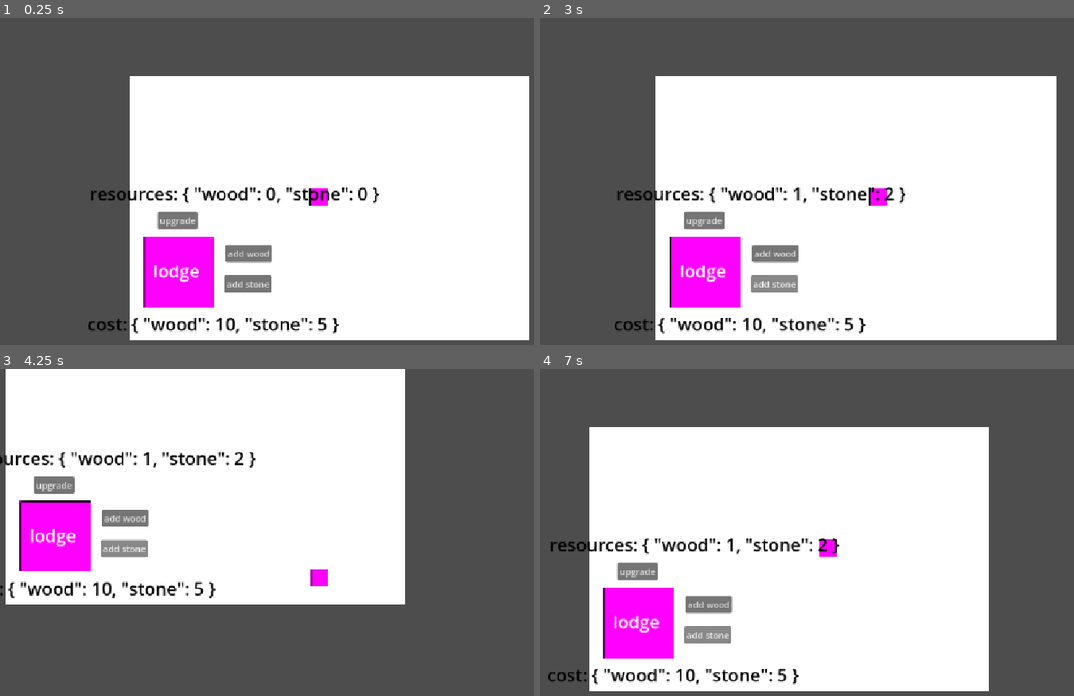
Above: before the commit, frames 1-4 (two rows, left to right).
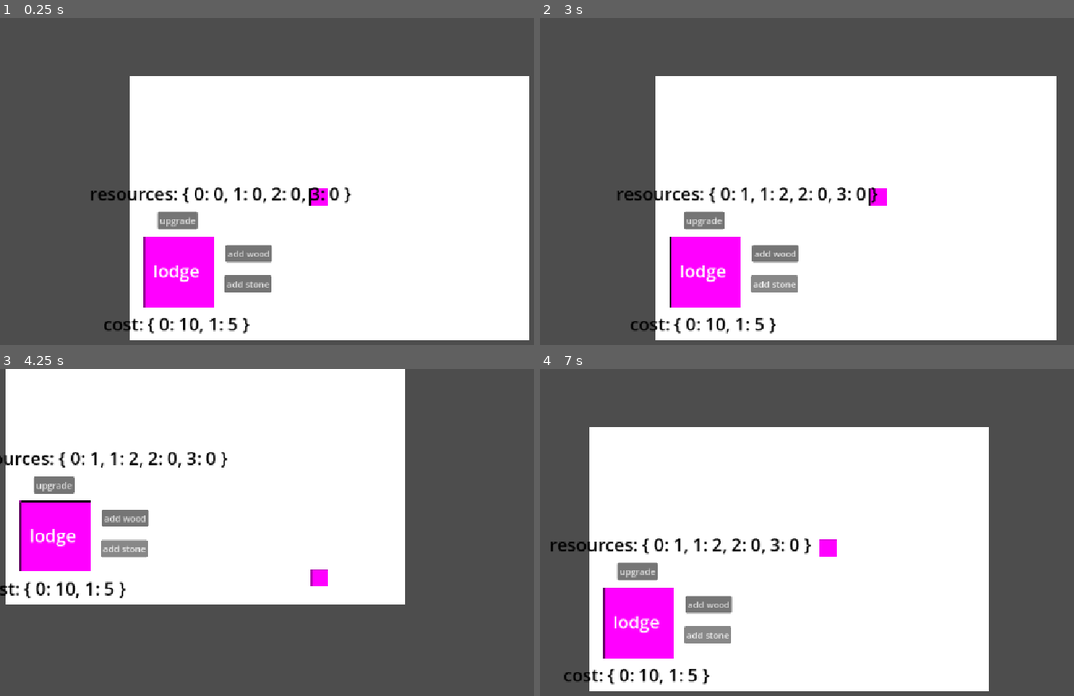
Above: after the commit, the same moments.

Repository: pesto-sauce/GMTK_2026
Game: Godot game, scene res://Scenes/world.tscn
Two runs of this game, one before a commit and one after it. Both use one fixed random seed, a clock stepped at 60 frames per second and the inputs below.
Inputs:
- Up to frame 1 (0.25 s): no input
- Up to frame 2 (3 s): click "upgrade" at 0.5 s; click "add wood" at 1.25 s; click "add stone" at 2 s; tap Enter at 2.75 s; hold D (move_right) from 2.78 s (still down)
- Up to frame 3 (4.25 s): release D (move_right) at 3.53 s; hold S (move_down) from 3.53 s (still down)
- Up to frame 4 (7 s): release S (move_down) at 4.28 s; hold D (move_right) 4.28-5.03 s; hold W (move_up) 5.03-5.78 s; hold A (move_left) from 5.78 s (still down)

The runs differ from the first frame. In frame 1, 1.8% of the frame differs, in the area x 16-71%, y 51-97%; in frame 2, 1.7%; in frame 3, 1.7%; in frame 4, 1.7%.

Commit message:
feat: Implement central player inventory management

Diff:
--- a/src/Autoload/game_manager.gd
+++ b/src/Autoload/game_manager.gd
@@ -1,8 +1,30 @@
 extends Node
 
 enum Item {
-    WOOD,
-    STONE,
-    FOOD,
-    WATER
+	WOOD,
+	STONE,
+	FOOD,
+	WATER
 }
+
+var player_inventory: Dictionary[Item, int] = {}
+
+func _ready() -> void:
+	for item in Item.values():
+		player_inventory[item] = 0
+
+
+func inv_add_item(item: Item, amount: int = 1) -> void:
+	player_inventory[item] += amount
+
+
+func inv_remove_item(item: Item, amount: int = 1) -> bool:
+	if player_inventory[item] < amount:
+		return false
+
+	player_inventory[item] -= amount
+	return true
+
+
+func inv_has_item(item: Item, amount: int = 1) -> bool:
+	return player_inventory[item] >= amount
--- a/src/Autoload/signal_bus.gd
+++ b/src/Autoload/signal_bus.gd
@@ -2,8 +2,8 @@
 
 @warning_ignore_start("unused_signal")
 
-signal item_add_to_inv(item: GameManager.Item, amount: int)
-signal item_remove_from_inv(item: GameManager.Item, amount: int)
-
+# lodge
+signal lodge_upgraded(new_tier: int)
+signal upgrade_failed(reason: String)
 
 @warning_ignore_restore("unused_signal")
--- a/src/Scripts/lodge.gd
+++ b/src/Scripts/lodge.gd
@@ -1,23 +1,17 @@
-extends  Node2D
+extends Node2D
 
-signal lodge_upgraded(new_tier: int)
-signal upgrade_failed(reason: String)
 
 var tier: int = 0
 var max_tier: int = 2
 
 var upgrade_costs := [
 	{},
-	{"wood": 10, "stone": 5},
-	{"wood": 20, "stone": 10},
+	{GameManager.Item.WOOD: 10, GameManager.Item.STONE: 5},
+	{GameManager.Item.WOOD: 20, GameManager.Item.STONE: 10},
 ]
-var resources := {
-	"wood": 0,
-	"stone": 0,
-}
 
 func _process(delta: float) -> void:
-	$resources.text = str("resources: ", resources)
+	$resources.text = str("resources: ", GameManager.player_inventory)
 
 	if tier >= max_tier:
 		$UpgradeButton.disabled = true
@@ -26,15 +20,13 @@
 		$UpgradeButton.disabled = false
 		$cost.text = str("cost: ", upgrade_costs[tier + 1])
 
-func add_resource(resource_name, amount):
-	resources[resource_name] += amount
 
 func can_upgrade() -> bool:
 	var cost = upgrade_costs[tier + 1]
-	for resources_name in cost:
-		if resources.get(resources_name,0) < cost[resources_name]:
-			return false
-	return true
+	for resource in cost:
+		if GameManager.inv_has_item(resource, cost[resource]):
+			return true
+	return false
 
 func try_upgrade() -> bool:
 	if tier >= max_tier:
@@ -45,8 +37,8 @@
 		return false
 
 	var cost = upgrade_costs[tier + 1]
-	for resources_name in cost:
-		resources[resources_name] -= cost[resources_name]
+	for resource in cost:
+		GameManager.inv_remove_item(resource, cost[resource])
 
 	tier += 1
 	return true
@@ -59,7 +51,7 @@
 		print("cant")
 
 func _on_button_2_pressed() -> void:
-	add_resource("wood",1)
+	GameManager.inv_add_item(GameManager.Item.WOOD, 1)
 
 func _on_button_3_pressed() -> void:
-	add_resource("stone",1)
+	GameManager.inv_add_item(GameManager.Item.STONE, 1)
